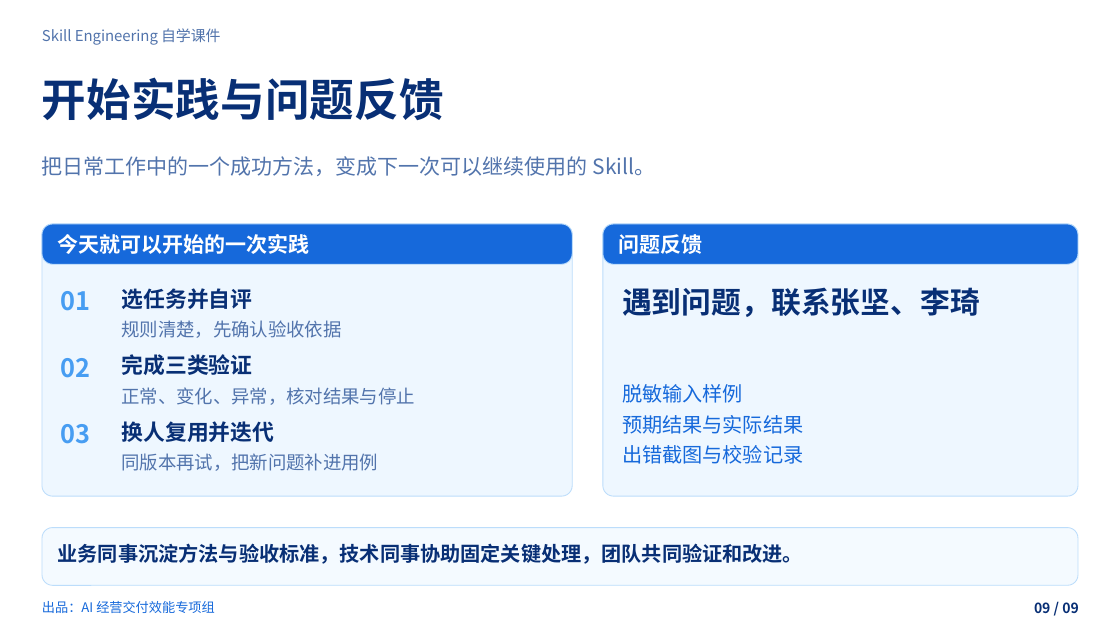
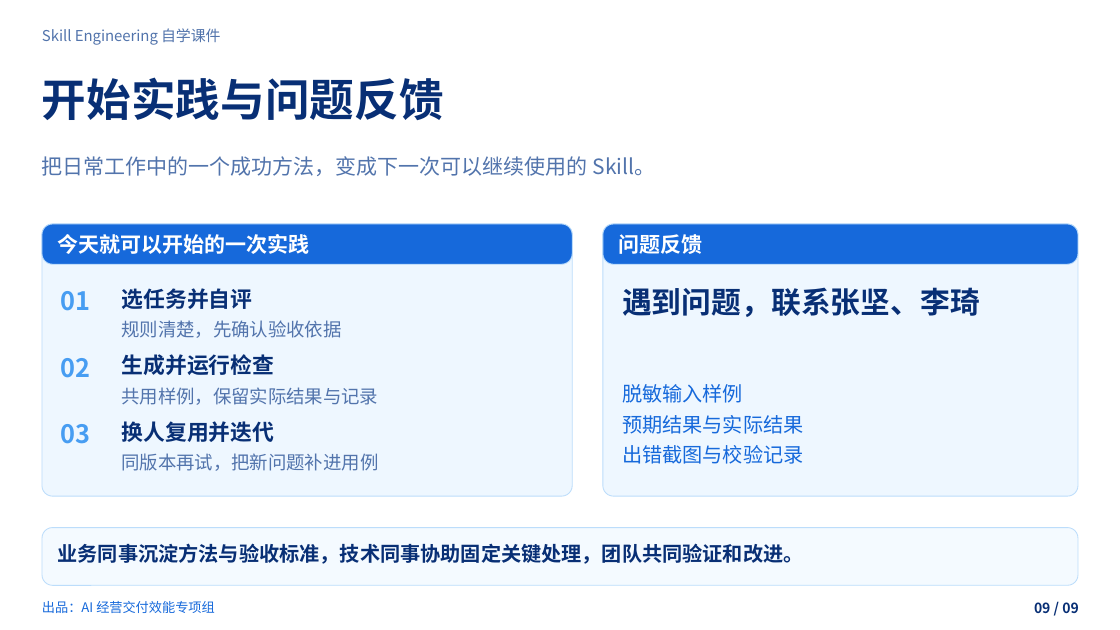
Before and after one commit to zhangjian0410/skill-engineering-guide, a slide deck: slide 9 of dist/downloads/skill-engineering.pptx. Drawn at 1120x630 pixels with LibreOffice and Linux fonts; fonts in the diff are those of the drawing; background and template pictures are left out. Boxes give left, top, right and bottom in pixels: in the first picture for what was removed or moved away, otherwise in the second. Text is boxed around its words. In the diff, an @@ line names an element or a change of style, - is before the commit and + after.

```diff
--- a/dist/downloads/skill-engineering.pptx
+++ b/dist/downloads/skill-engineering.pptx
@@ text at (122, 354, 275, 375): text changed @@
-完成三类验证
+生成并运行检查
@@ text at (122, 387, 379, 405): text changed @@
-正常、变化、异常，核对结果与停止
+共用样例，保留实际结果与记录
```
Also in this commit, not shown: 12 other files.
